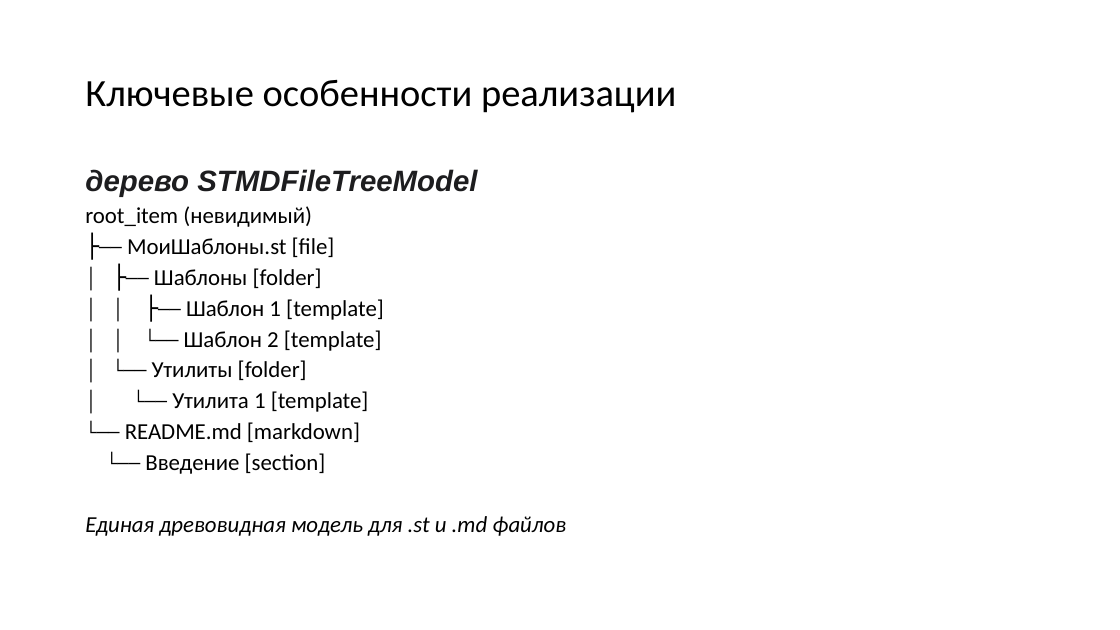
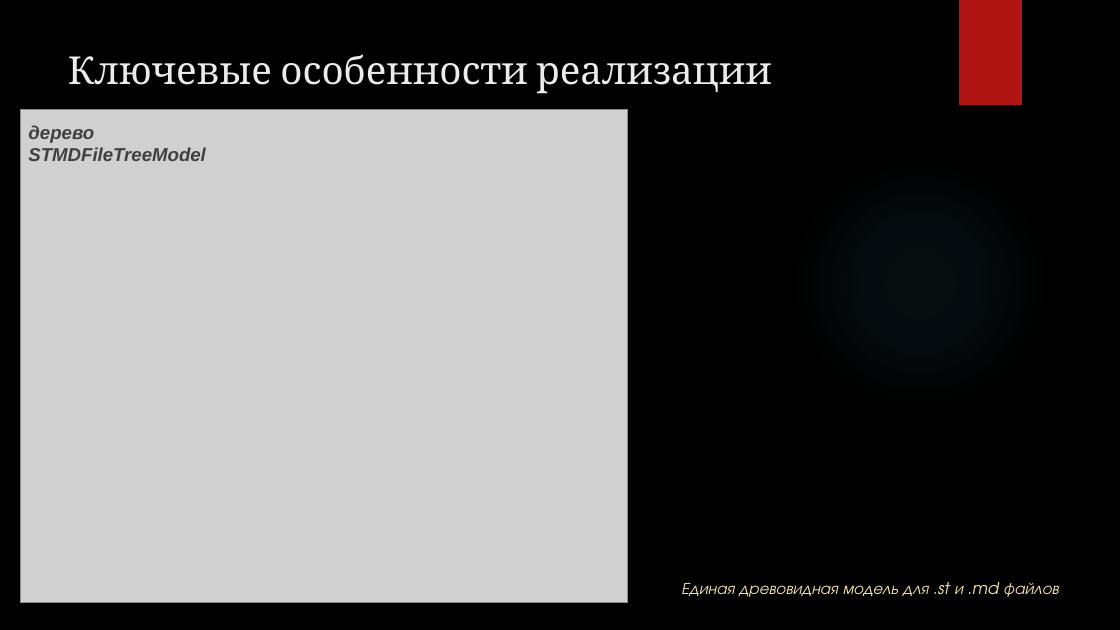
Before and after one commit to Ratilife/cheat_sheet5, a slide deck: slide 13 of docs/Диплом/Оригинал/Презинтация диплома.pptx (slide 9 before the commit). Drawn at 1120x630 pixels with LibreOffice and Linux fonts; fonts in the diff are those of the drawing; grey boxes stand for pictures; background and template pictures are left out. Boxes give left, top, right and bottom in pixels: in the first picture for what was removed or moved away, otherwise in the second. Text is boxed around its words. In the diff, an @@ line names an element or a change of style, - is before the commit and + after.

```diff
--- a/docs/Диплом/Оригинал/Презинтация диплома.pptx
+++ b/docs/Диплом/Оригинал/Презинтация диплома.pptx
@@ background #FFFFFF to picture (left out) @@
@@ rectangle added at (959, 0, 1022, 105), fill #B01513 @@
@@ title "Ключевые особенности реализации": place and size @@
-title "Ключевые особенности реализации" at (85, 80, 676, 113)
+title "Ключевые особенности реализации" at (68, 54, 771, 94)
@@ title "Ключевые особенности реализации" at (68, 54, 771, 94): font Calibri to Cambria, text colour #000000 to #EBEBEB; line spacing 0.9 to 1; vertical alignment middle to top @@
@@ text "дерево STMDFileTreeModel": place and size @@
-text "дерево STMDFileTreeModel" at (85, 169, 566, 536)
+text "дерево STMDFileTreeModel" at (28, 125, 205, 161)
@@ text "дерево STMDFileTreeModel" at (28, 125, 205, 161): size 25.2 to 16 pt, text colour #1D1D1F to #404040; line spacing 0.7 to 1 @@
@@ picture added at (20, 109, 628, 602) @@
@@ ellipse added at (791, 154, 1049, 413), fill gradient #50B9C1 @@
@@ text at (85, 206, 566, 536): paragraphs removed @@
-root_item (невидимый)
-├── МоиШаблоны.st [file]
-│ ├── Шаблоны [folder]
-│ │ ├── Шаблон 1 [template]
-│ │ └── Шаблон 2 [template]
-│ └── Утилиты [folder]
-│ └── Утилита 1 [template]
-└── README.md [markdown]
-└── Введение [section]
-Единая древовидная модель для .st и .md файлов
@@ text added at (681, 582, 1059, 597), 14 pt, text #F5E2A9, italic @@
+Единая древовидная модель для .st и .md файлов
```
Also in this commit, not shown: 11 other slides changed, 6 slides added, 1 slide removed, 2 other files.
